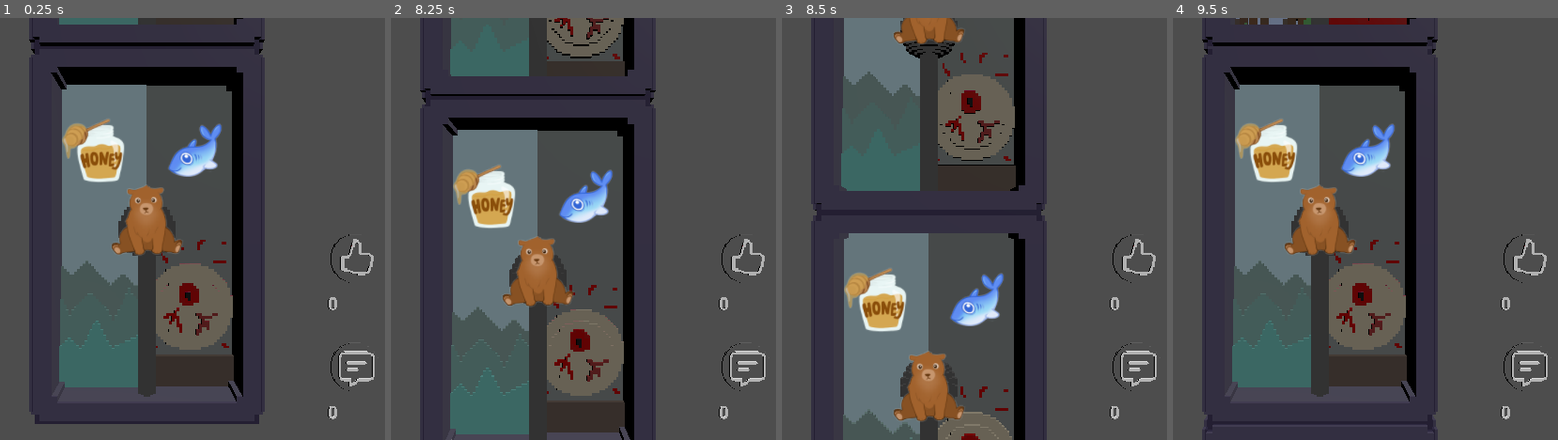
Above: before the commit, frames 1-4 (left to right).
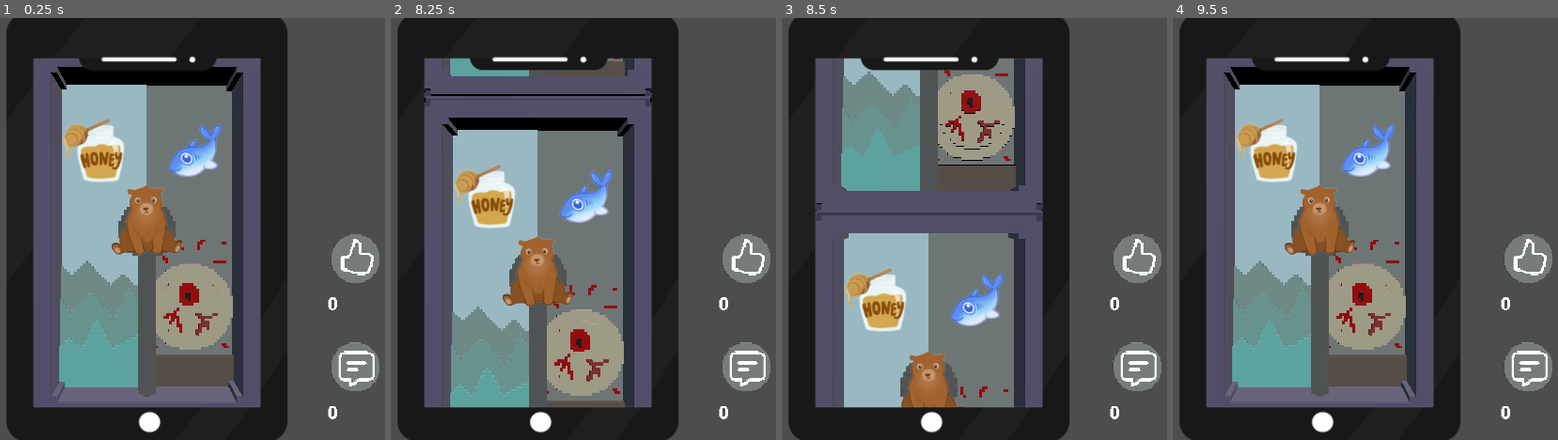
Above: after the commit, the same moments.

Repository: tudormacovei/totem_game_jam_2026
Game: Godot game, scene res://scenes/main_scene.tscn
Two runs of this game, one before a commit and one after it. Both use one fixed random seed, a clock stepped at 60 frames per second and the inputs below.
Inputs (mouse positions are in pixels of both pictures, inside the frame that each line leads up to):
- Up to frame 1 (0.25 s): no input
- Up to frame 2 (8.25 s): tap Enter at 0.5, 2, 3.5 s; move the mouse to (702, 207) at 0.52 s; click (702, 207) at 0.67 s; tap Space at 1.25, 2.75, 4.25 s; move the mouse to (outside the picture) at 1.27 s; click (outside the picture) at 1.42 s; move the mouse to (614, 136) at 2.02 s; click (614, 136) at 2.17 s; move the mouse to (498, 313) at 2.77 s; click (498, 313) at 2.92 s; move the mouse to (764, 292) at 3.52 s; click (764, 292) at 3.67 s; move the mouse to (outside the picture) at 4.27 s; click (outside the picture) at 4.42 s; move the mouse to (575, 229) at 5.02 s; click (575, 229) at 5.17 s; move the mouse to (425, 123) at 5.77 s; click (425, 123) at 5.92 s; move the mouse to (702, 207) at 6.52 s; click (702, 207) at 6.67 s; move the mouse to (outside the picture) at 7.27 s; click (outside the picture) at 7.42 s; move the mouse to (614, 136) at 8.02 s; click (614, 136) at 8.17 s
- Up to frame 3 (8.5 s): no input
- Up to frame 4 (9.5 s): move the mouse to (1280, 313) at 8.77 s; click (1280, 313) at 8.92 s

The runs differ from the first frame. In frame 1, 67% of the frame differs, in the area x 1-99%, y 0-100%; in frame 2, 67%; in frame 3, 70%; in frame 4, 68%.

Commit message:
Add phone sprite to main scene

Diff:
--- a/new-game-project/scenes/main_scene.tscn
+++ b/new-game-project/scenes/main_scene.tscn
@@ -21,12 +21,11 @@
 [ext_resource type="PackedScene" uid="uid://beekoaifu62yl" path="res://scenes/dioramas/water/water_indifferent.tscn" id="14_kkokr"]
 [ext_resource type="PackedScene" uid="uid://ccc5020e7d1jk" path="res://scenes/dioramas/water/water_medium.tscn" id="15_lhwp2"]
 [ext_resource type="PackedScene" uid="uid://cvxxmjw0otxl5" path="res://scenes/dioramas/water/water_extreme.tscn" id="16_l40q6"]
+[ext_resource type="Texture2D" uid="uid://dc5pccaqxdor1" path="res://textures/phone.webp" id="22_adb74"]
 
 [sub_resource type="Curve" id="Curve_pw63i"]
 _data = [Vector2(0.012170382, 0), 0.0, 0.11891303, 0, 0, Vector2(0.51926976, 0.77171034), 1.3581973, 1.3581973, 0, 0, Vector2(1, 1), 0.025274547, 0.0, 0, 0]
 point_count = 3
-
-[sub_resource type="CompressedTexture2D" id="CompressedTexture2D_c16ls"]
 
 [node name="MainScene" type="Node3D" unique_id=461440506]
 
@@ -39,9 +38,6 @@
 diorama_scenes = Array[PackedScene]([ExtResource("3_rt2n2"), ExtResource("3_rt2n2"), ExtResource("3_xdqt8"), ExtResourc …(309 unchanged characters)…
 animation_profile = SubResource("Curve_pw63i")
 PAUSE_TIME = 8.0
-
-[node name="DirectionalLight3D" type="DirectionalLight3D" parent="." unique_id=469028228]
-transform = Transform3D(0.8660254, 0.12940952, 0.482963, -0.48296297, 0.46650636, 0.74102545, -0.12940955, -0.875, 0.46650636, 3.7452376, 0, 0.7221513)
 
 [node name="3D_UI" type="Node3D" parent="." unique_id=287475942]
 transform = Transform3D(0.4, 0, 0, 0, 0.4, 0, 0, 0, 0.4, 4.781755, 4.5862656, 0.5474062)
@@ -65,4 +61,15 @@
 
 [node name="Sprite3D" type="Sprite3D" parent="." unique_id=1721789139]
 transform = Transform3D(0.50485575, 0, 0, 0, 0.47973782, 0, 0, 0, 1, 0, 6.6415234, 4.910984)
-texture = SubResource("CompressedTexture2D_c16ls")
+texture = ExtResource("22_adb74")
+
+[node name="Lighting" type="Node" parent="." unique_id=970490024]
+
+[node name="DirectionalLight3D" type="DirectionalLight3D" parent="Lighting" unique_id=469028228]
+transform = Transform3D(0.8660254, 0.12940952, 0.482963, -0.48296297, 0.46650636, 0.74102545, -0.12940955, -0.875, 0.4665064, 3.7452376, 0, 0.7221513)
+light_energy = 2.0
+
+[node name="DirectionalLight3D2" type="DirectionalLight3D" parent="Lighting" unique_id=1659287130]
+transform = Transform3D(0.081849545, 0.66864574, -0.73906267, -0.8913302, 0.38088444, 0.24588141, 0.44590503, 0.63862354, 0.62715924, 3.7452376, 0, 0.7221513)
+light_color = Color(0.8745098, 1, 1, 1)
+light_energy = 0.5
Binary file added: new-game-project/textures/phone.webp
Not shown, added: new-game-project/textures/phone.webp.import
